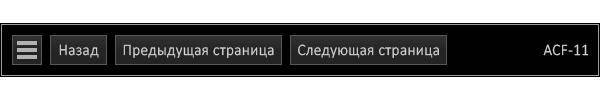
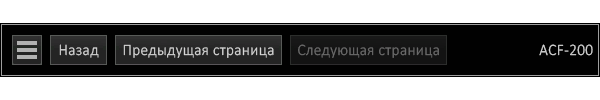
Layer changes from the first 600 x 100 image to the second:
added layer "CAR NUMBER (100-200)" in group "PAGE NUMBER" over [539, 44, 593, 56]
renamed "CAR NUMBER" to "CAR NUMBER (01-99)", hid it over [543, 44, 589, 56]
"NEXT PAGE": opacity 100% → 50% over [290, 35, 447, 65]
